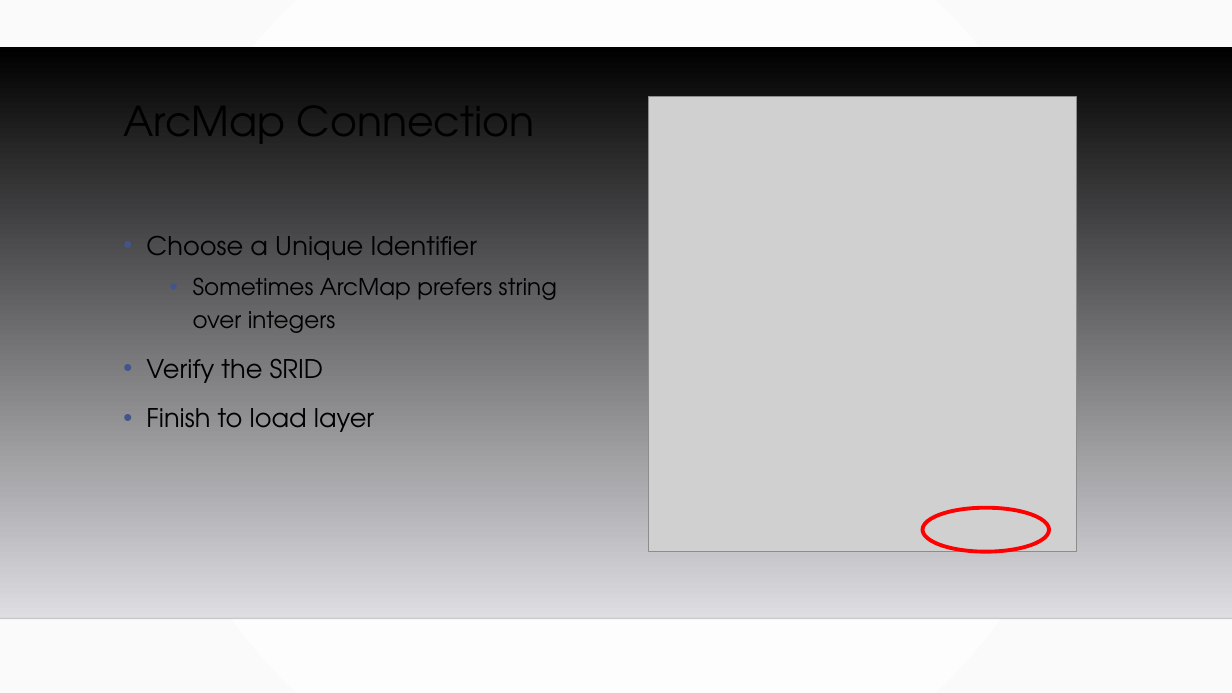
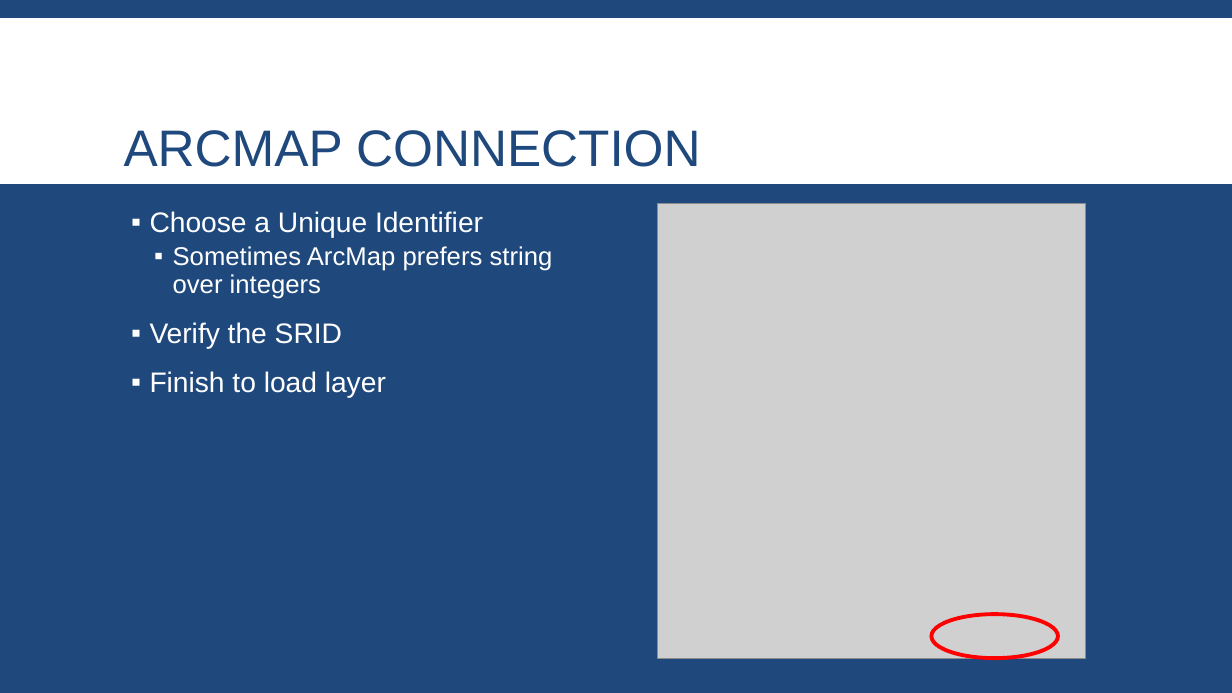
Before and after one commit to MGIS-UMN/GIS5577_week5, a slide deck: slide 35 of Spatial_Databases.odp. Drawn at 1232x693 pixels with LibreOffice and Linux fonts; fonts in the diff are those of the drawing; grey boxes stand for pictures; background and template pictures are left out. Boxes give left, top, right and bottom in pixels: in the first picture for what was removed or moved away, otherwise in the second. Text is boxed around its words. In the diff, an @@ line names an element or a change of style, - is before the commit and + after.

```diff
--- a/Spatial_Databases.odp
+++ b/Spatial_Databases.odp
@@ background gradient #FFFFFF to #FAFAFA to #1F497D @@
@@ freeform shape added at [0, 18, 1232, 184], fill #FFFFFF @@
@@ freeform shape removed at [0, 47, 1232, 618] @@
@@ title "ARCMAP CONNECTION" at [124, 130, 701, 167]: vertical alignment top to middle @@
@@ title at [124, 130, 701, 167]: text changed; size 32 to 40 pt; font TeX Gyre Adventor to Arial; text colour #000000 to #1F497D @@
-ArcMap Connection
+ARCMAP CONNECTION
@@ text "Choose a Unique Identifier": place and size @@
-text "Choose a Unique Identifier" at [146, 236, 557, 432]
+text "Choose a Unique Identifier" at [150, 211, 553, 398]
@@ text "Choose a Unique Identifier" at [150, 211, 553, 398]: size 20 to 22 pt in "Choose a Unique Identifier", "Verify the SRID", "Finish to load layer"; font TeX Gyre Adventor to Arial, text colour #000000 to #FFFFFF; size 18 to 20 pt in "Sometimes ArcMap prefers string over integers"; bullet • to ▪; line spacing 1.2 to 0.9; more space between paragraphs; bullet colour #415588 to #FFFFFF @@
@@ picture: place and size @@
-picture at [649, 97, 1077, 552]
+picture at [657, 203, 1085, 658]
@@ line removed from (0, 618) to (1232, 618) @@
@@ freeform shape: place and size @@
-freeform shape at [922, 507, 1049, 552]
+freeform shape at [932, 615, 1058, 659]
```
Also in this commit, not shown: 39 other slides changed, 2 other files.
